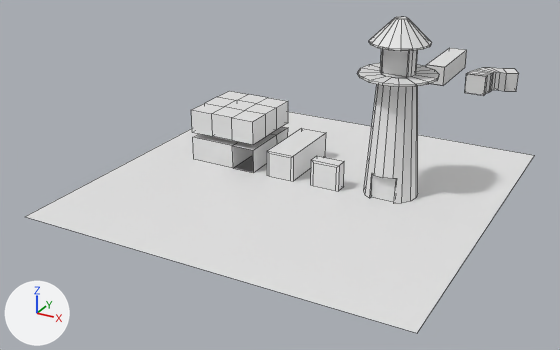
One commit to the Blender file blender/map04.blend: the scene before it, then after it.
Before and after are seen from a 50 mm camera at (25.8, -50.6, 25.6) aimed at (-4.0, 3.7, -1.5). The lights are fixed; the arrows at lower left show +X, +Y and +Z. Mesh edges are drawn as thin lines.

In view in the first picture: 'mesh_long', 'mesh_rot', 'mesh_tower', 'portal_main_mainlong1_long_long1', 'portal_main_mainshort1_short_short1', 'portal_main_maintower1_tower_tower1', 'portal_main_maintower2_tower_tower2', 'portal_tower_tower1_main_maintower1', 'world_main', 'world_rot', 'world_short', 'world_tower'.
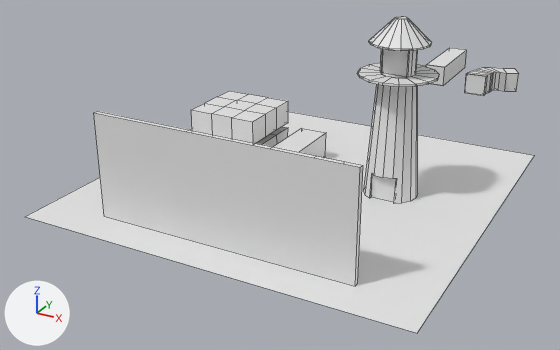
Changed parts and their boxes [x1, y1, x2, y2] in the pictures (560 x 350 px):
'mesh_portalplace', added: after [94, 111, 363, 286]
'mesh_rot', unchanged, covered by the edit: before [193, 127, 288, 173]; after [257, 127, 288, 147]

Diff of the bpy script that builds the scene:
```diff
--- a/blender/map04.blend.py
+++ b/blender/map04.blend.py
@@ me_cube @@
+me_cube.from_pydata(...)  # a box spanning x -1.0..1.0, y -1.0..1.0, z -1.0..1.0
@@ ob_mesh_portalplace @@
+ob_mesh_portalplace = bpy.data.objects.new('mesh_portalplace', me_cube)
+ob_mesh_portalplace.parent = ob_world_main
+ob_mesh_portalplace.location = (0.0, -12.0, 4.0)
+ob_mesh_portalplace.scale = (10.0, 0.2, 4.0)
```
